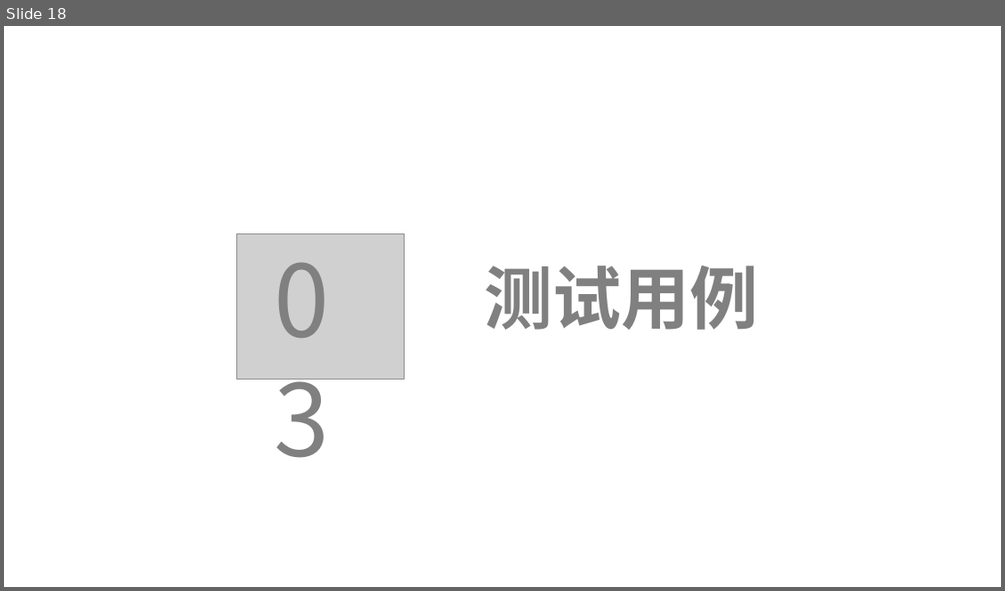
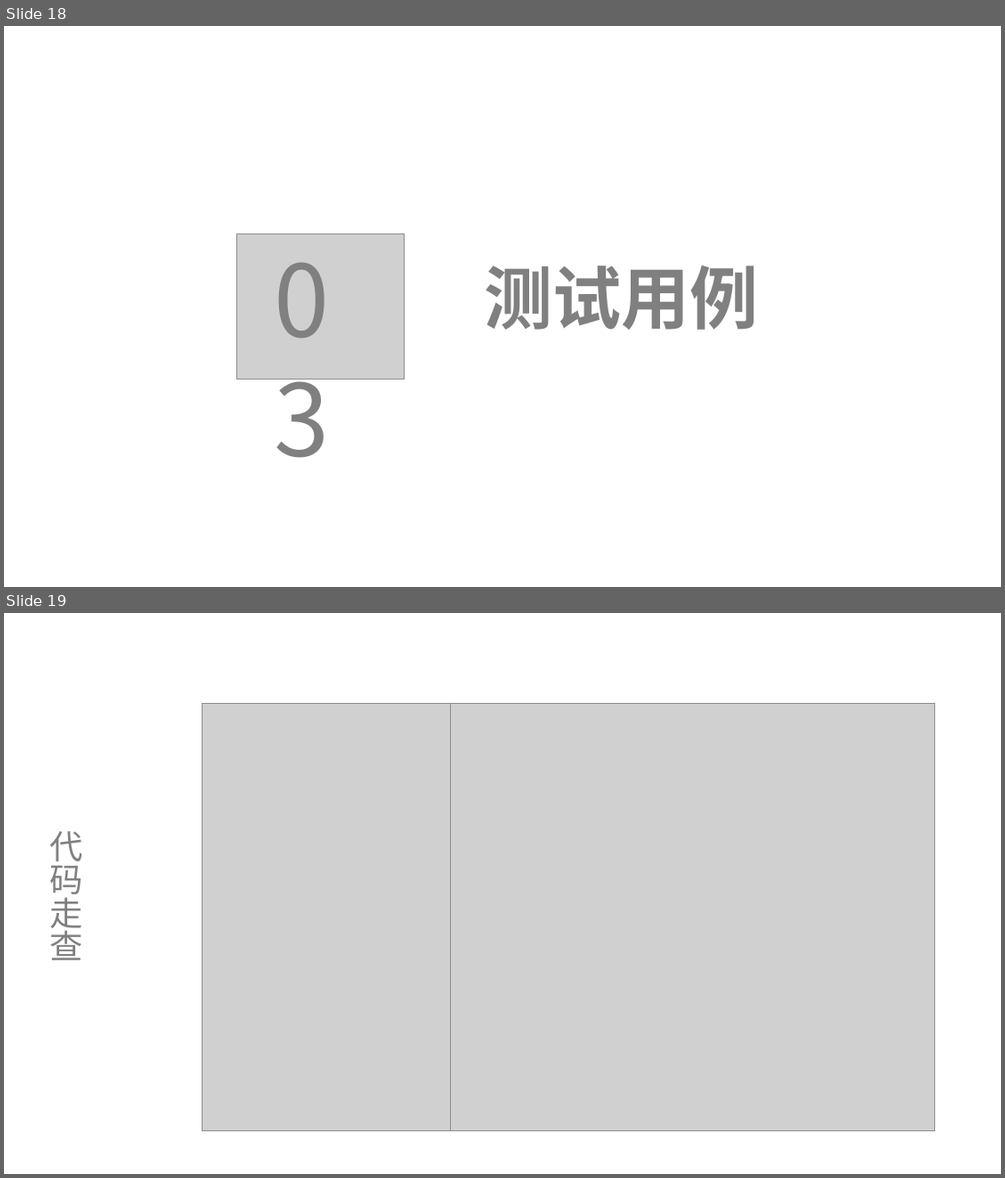
Before and after one commit to lenovo-wu/G11ZUCC, a slide deck: 代码实现.pptx. Shown one above the other, each under a label of ours: slide 18 before the commit, slides 18 and 19 after it. The pictures are 1005x591 and 1005x1178 pixels, drawn with LibreOffice and Linux fonts; fonts in the diff are those of the drawing; grey boxes stand for pictures. Boxes give left, top, right and bottom in pixels: in the first picture for what was removed or moved away, otherwise in the second. Text is boxed around its words. In the diff, an @@ line names an element or a change of style, - is before the commit and + after.

```diff
--- a/代码实现.pptx
+++ b/代码实现.pptx
@@ slide 19 added at (4,613,1001,1174), background #FFFFFF @@
@@ picture added at (202,703,698,1130) @@
@@ picture added at (451,703,935,1130) @@
@@ text added at (49,831,82,960), 32 pt, text #808080 @@
+代码走查
```
Also in this commit, not shown: 6 slides changed, 7 other slides added, 4 slides removed.
